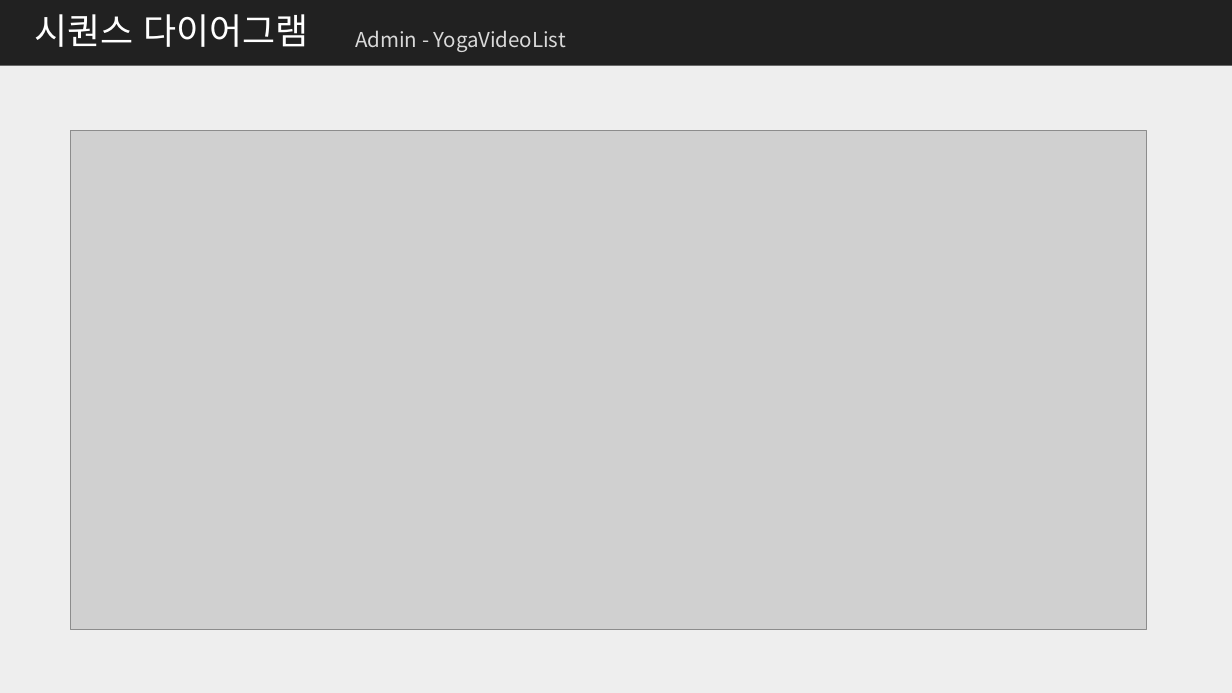
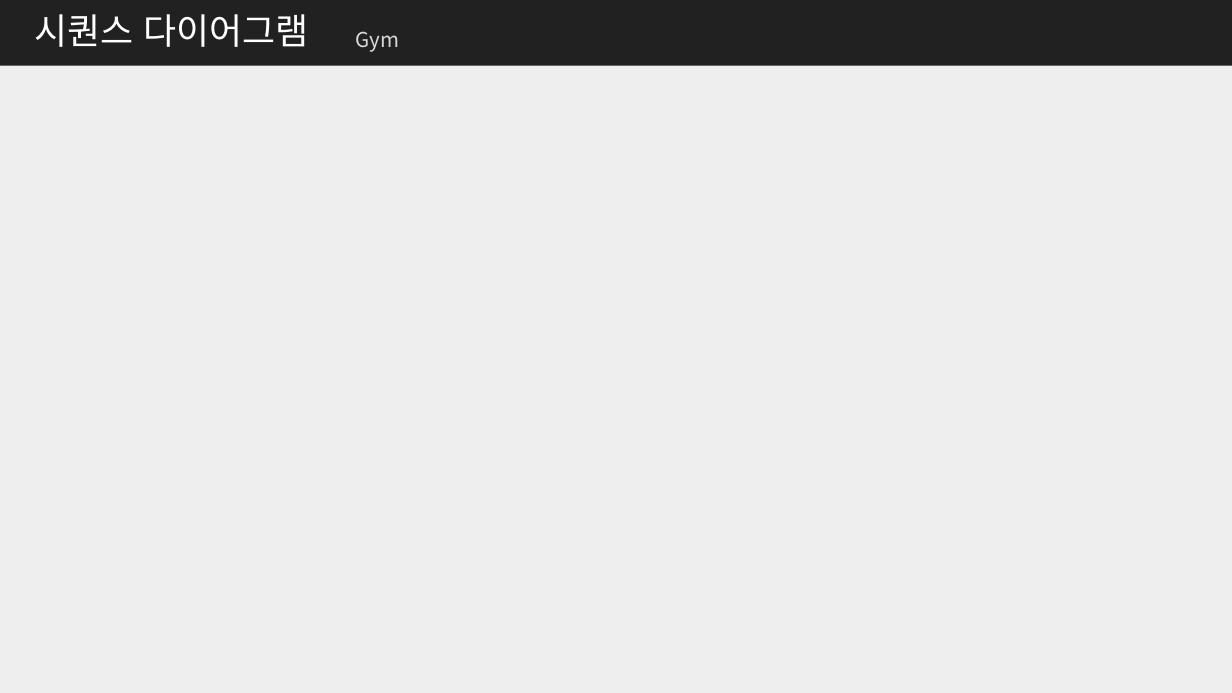
Before and after one commit to me0768/KHFinalProject, a slide deck: slide 31 of 보고서/클래스설계서_Final_Project.pptx (slide 43 before the commit). Drawn at 1232x693 pixels with LibreOffice and Linux fonts; fonts in the diff are those of the drawing; grey boxes stand for pictures. Boxes give left, top, right and bottom in pixels: in the first picture for what was removed or moved away, otherwise in the second. Text is boxed around its words. In the diff, an @@ line names an element or a change of style, - is before the commit and + after.

```diff
--- a/보고서/클래스설계서_Final_Project.pptx
+++ b/보고서/클래스설계서_Final_Project.pptx
@@ text at (355,31,399,52): text changed @@
-Admin - YogaVideoList
+Gym
@@ picture removed at (71,131,1147,630) @@
```
Also in this commit, not shown: 14 other slides changed, 6 slides removed, 16 other files.
